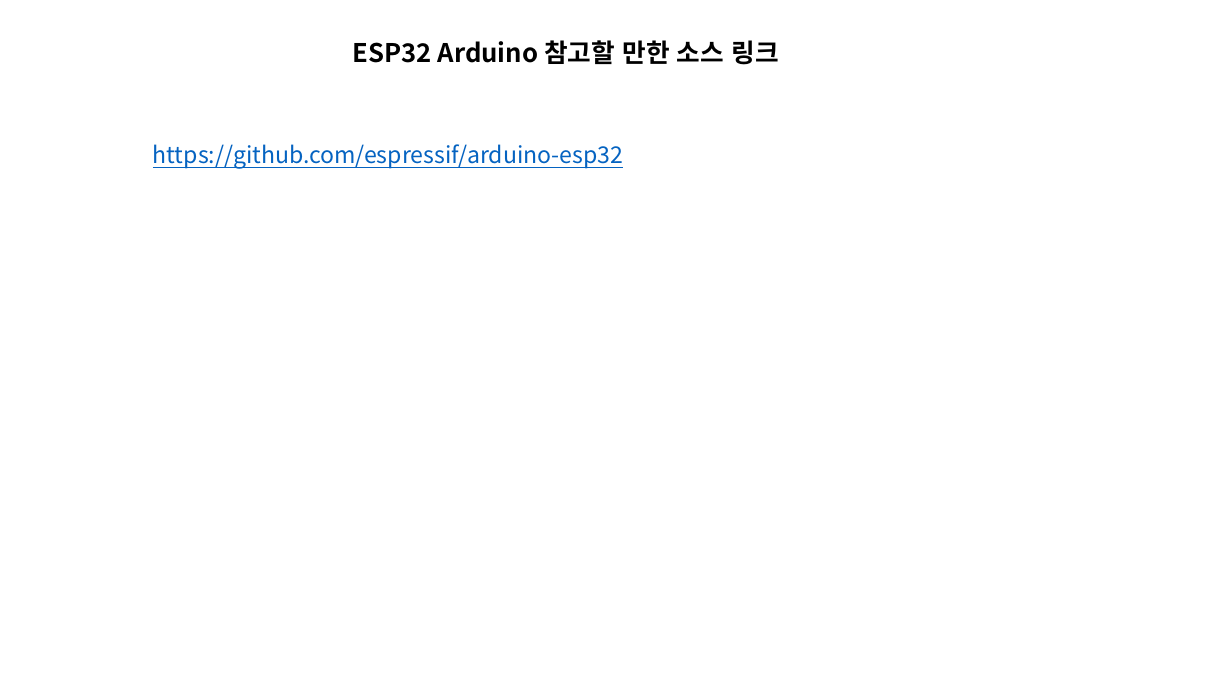
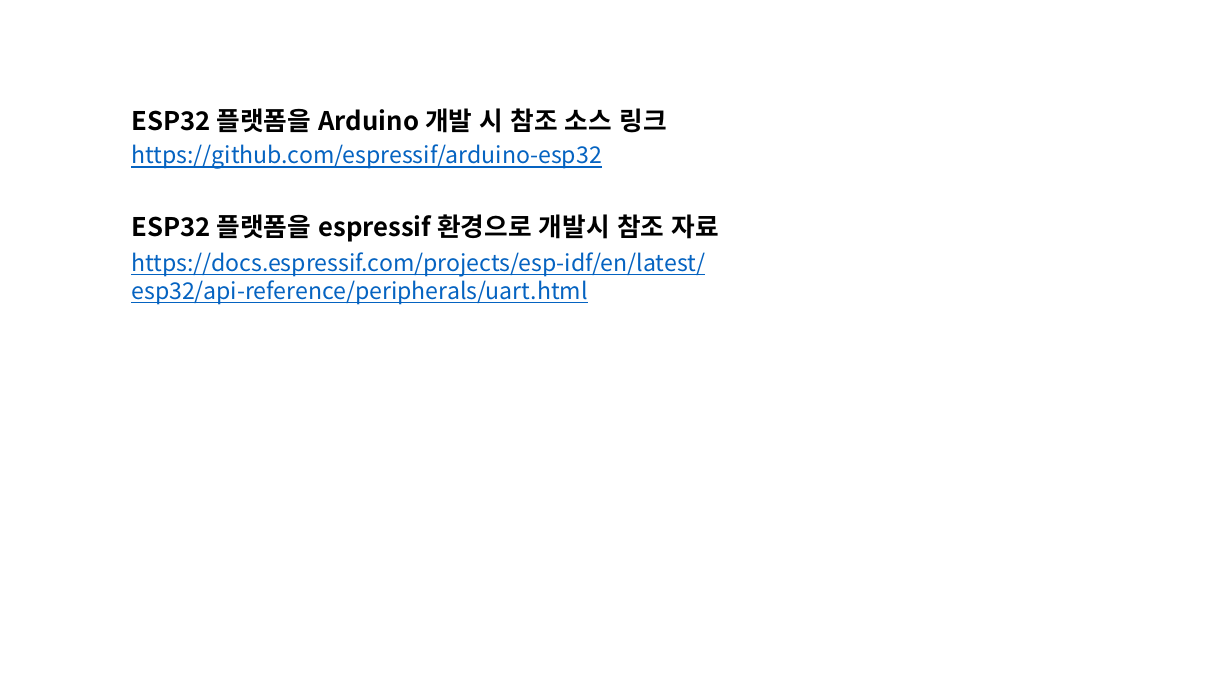
Before and after one commit to mocona05/seoil_uni_project, a slide deck: slide 24 of ESP32/DOC/ESP32 HW및 기초설명.pptx (slide 23 before the commit). Drawn at 1232x693 pixels with LibreOffice and Linux fonts; fonts in the diff are those of the drawing. Boxes give left, top, right and bottom in pixels: in the first picture for what was removed or moved away, otherwise in the second. Text is boxed around its words. In the diff, an @@ line names an element or a change of style, - is before the commit and + after.

Commit message:
예제코드 및 수업자료 업로드

```diff
--- a/ESP32/DOC/ESP32 HW및 기초설명.pptx
+++ b/ESP32/DOC/ESP32 HW및 기초설명.pptx
@@ text at (131,108,666,133): text changed @@
-ESP32 Arduino 참고할 만한 소스 링크
+ESP32 플랫폼을 Arduino 개발 시 참조 소스 링크
@@ text "https://github.com/espressif/arduino-esp32": place and size @@
-text "https://github.com/espressif/arduino-esp32" at (153,144,623,169)
+text "https://github.com/espressif/arduino-esp32" at (131,144,601,169)
@@ text added at (131,214,719,242), 20 pt, text #000000, bold @@
+ESP32 플랫폼을 espressif 환경으로 개발시 참조 자료
@@ text added at (131,252,705,304), 18 pt, text #0563C1, underline @@
+https://docs.espressif.com/projects/esp-idf/en/latest/esp32/api-reference/peripherals/uart.html
```
Also in this commit, not shown: 1 other slide changed, 1 slide added, 35 other files.
